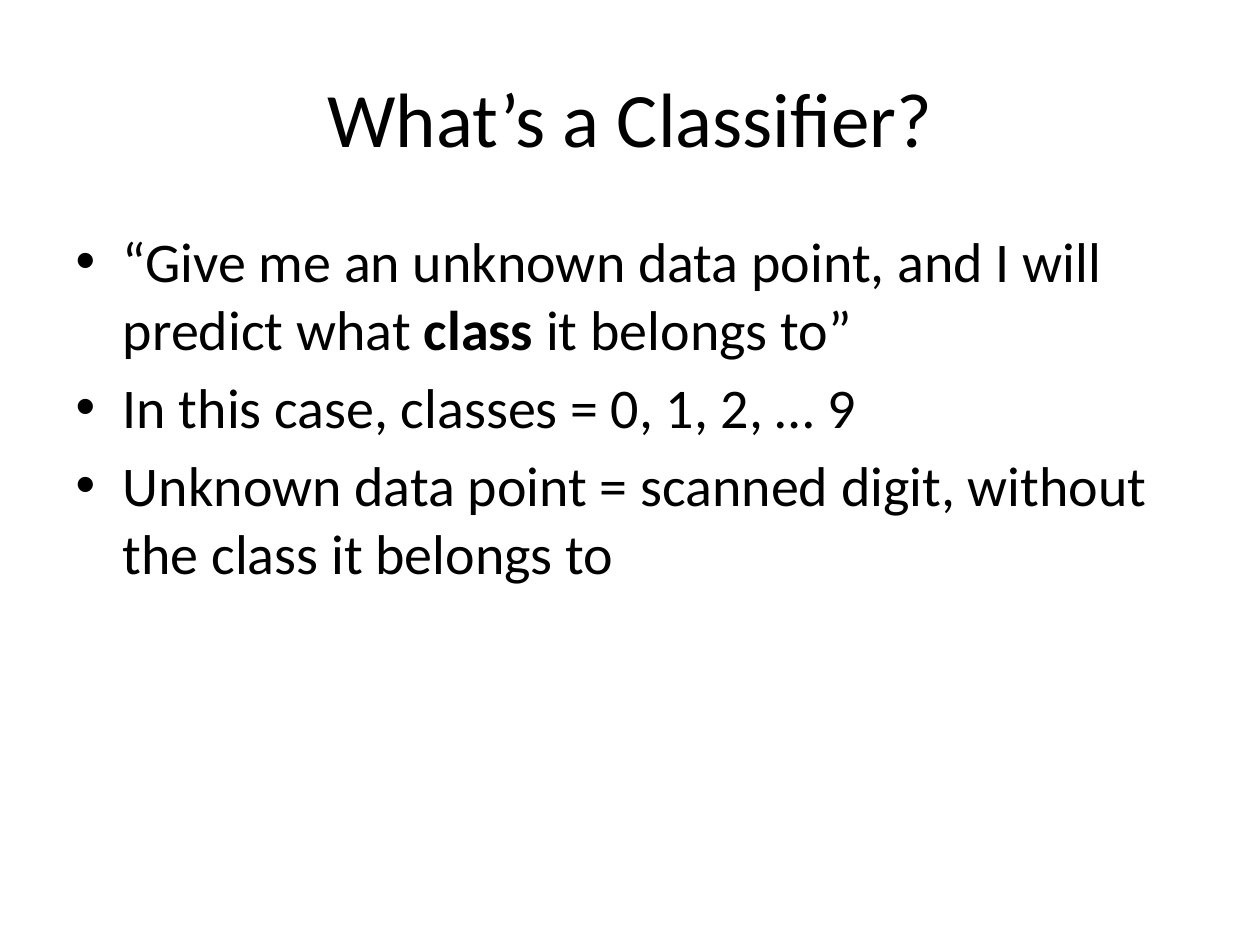
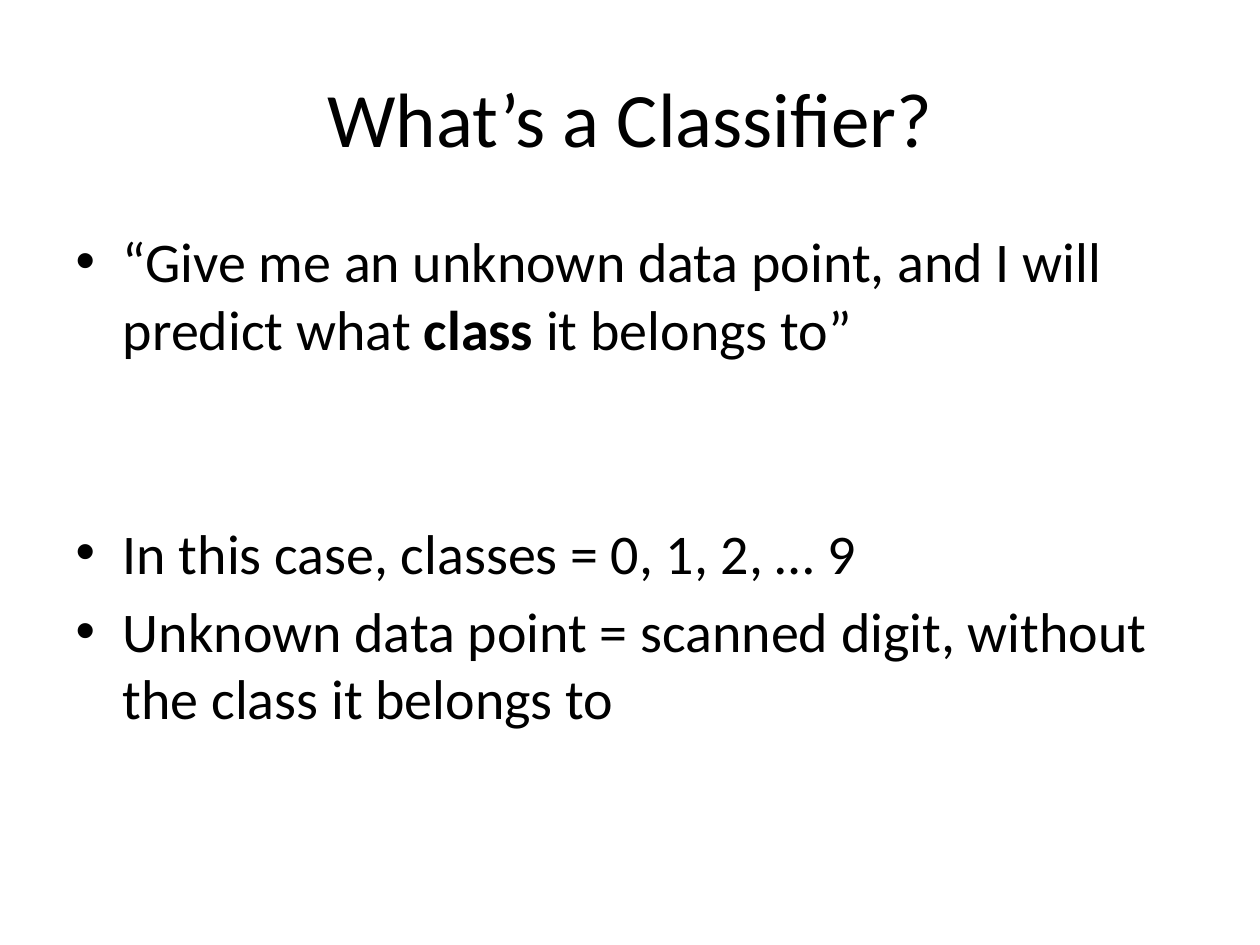
Before and after one commit to strangeloop/lambdajam2013, a slide deck: slide 8 of jams/learning/Machine Learning Jam.pptx. Drawn at 1260x945 pixels with LibreOffice and Linux fonts; fonts in the diff are those of the drawing. Boxes give left, top, right and bottom in pixels: in the first picture for what was removed or moved away, otherwise in the second. Text is boxed around its words. In the diff, an @@ line names an element or a change of style, - is before the commit and + after.

```diff
--- a/jams/learning/Machine Learning Jam.pptx
+++ b/jams/learning/Machine Learning Jam.pptx
@@ text "“Give me an unknown data ..." at (123,241,1147,729): line spacing 1 to 2 @@
```
Also in this commit, not shown: 15 other slides changed, 4 slides added, 1 slide removed, 1 other file.
